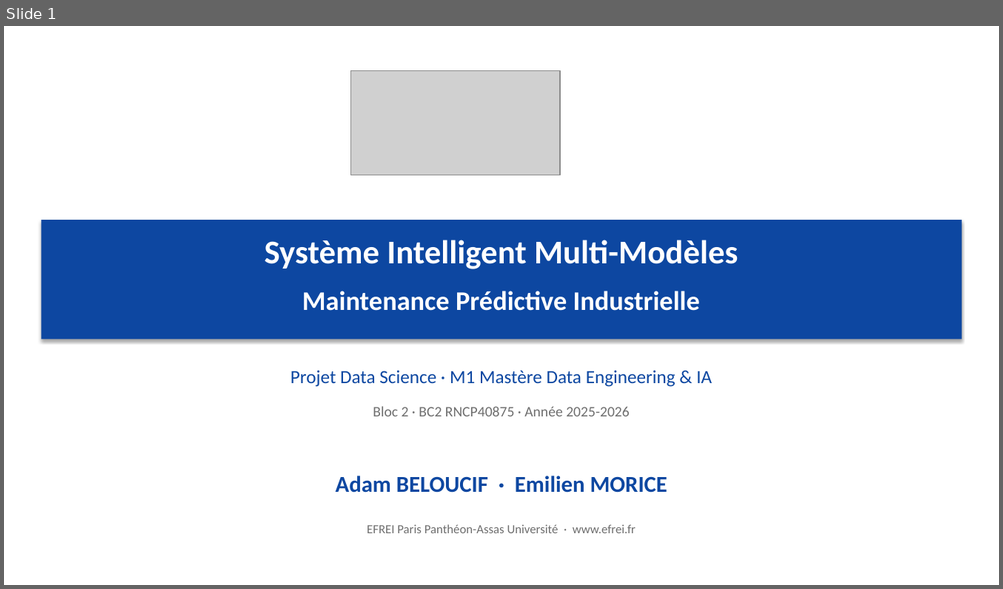
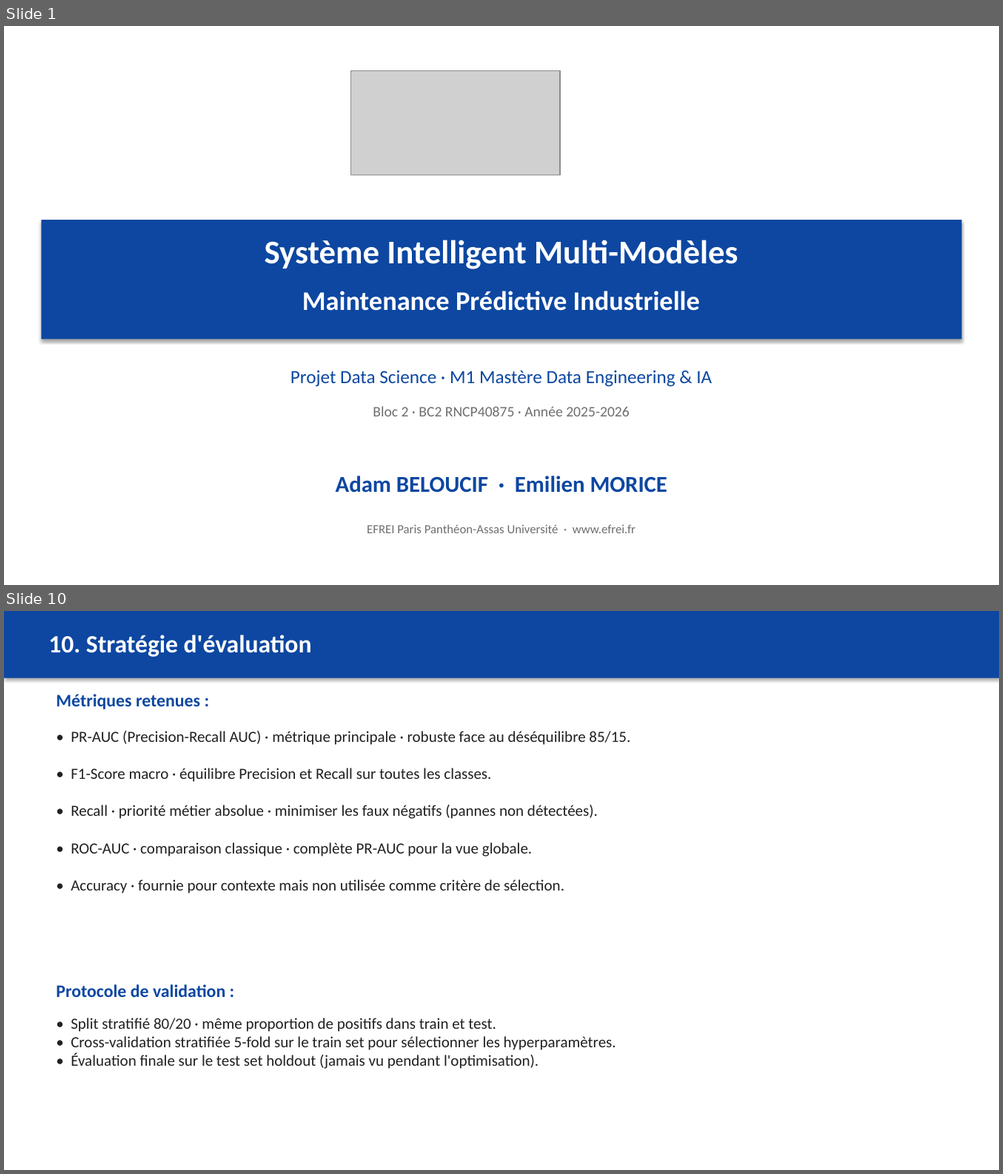
Before and after one commit to Adam-Blf/maintenance-predictive-industrielle, a slide deck: reports/presentation.pptx. Shown one above the other, each under a label of ours: slide 1 before the commit, slides 1 and 10 after it; the slides between them are not shown. The pictures are 1003x589 and 1003x1174 pixels, drawn with LibreOffice and Linux fonts; fonts in the diff are those of the drawing; grey boxes stand for pictures. Boxes give left, top, right and bottom in pixels: in the first picture for what was removed or moved away, otherwise in the second. Text is boxed around its words. In the diff, an @@ line names an element or a change of style, - is before the commit and + after.

```diff
--- a/reports/presentation.pptx
+++ b/reports/presentation.pptx
@@ slide 10 added at <box>4,611,999,1170</box>, background #FFFFFF @@
@@ rectangle added at <box>4,611,999,678</box>, fill #0D47A1 @@
@@ text added at <box>48,635,312,657</box>, 24 pt, text #FFFFFF, bold @@
+10. Stratégie d'évaluation
@@ text added at <box>56,694,200,709</box>, 17 pt, text #0D47A1, bold @@
+Métriques retenues :
@@ text added at <box>71,731,630,894</box>, 15 pt, text #212121 @@
+• PR-AUC (Precision-Recall AUC) · métrique principale · robuste face au déséquilibre 85/15.
+• F1-Score macro · équilibre Precision et Recall sur toutes les classes.
+• Recall · priorité métier absolue · minimiser les faux négatifs (pannes non détectées).
+• ROC-AUC · comparaison classique · complète PR-AUC pour la vue globale.
+• Accuracy · fournie pour contexte mais non utilisée comme critère de sélection.
@@ text added at <box>56,985,225,997</box>, 17 pt, text #0D47A1, bold @@
+Protocole de validation :
@@ text added at <box>71,1018,616,1069</box>, 15 pt, text #212121 @@
+• Split stratifié 80/20 · même proportion de positifs dans train et test.
+• Cross-validation stratifiée 5-fold sur le train set pour sélectionner les hyperparamètres.
+• Évaluation finale sur le test set holdout (jamais vu pendant l'optimisation).
```
Also in this commit, not shown: 7 slides changed, 15 other slides added, 3 slides removed, 13 other files.
